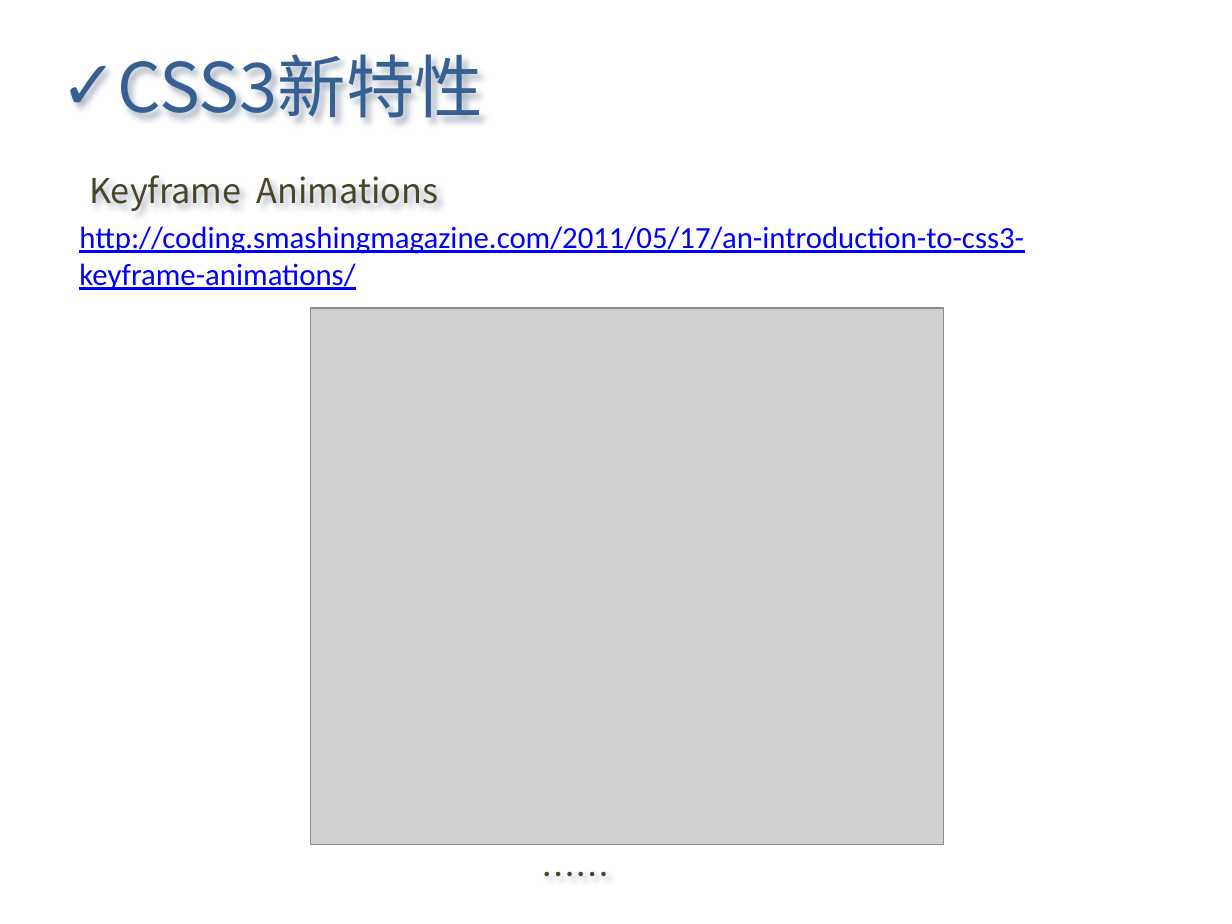
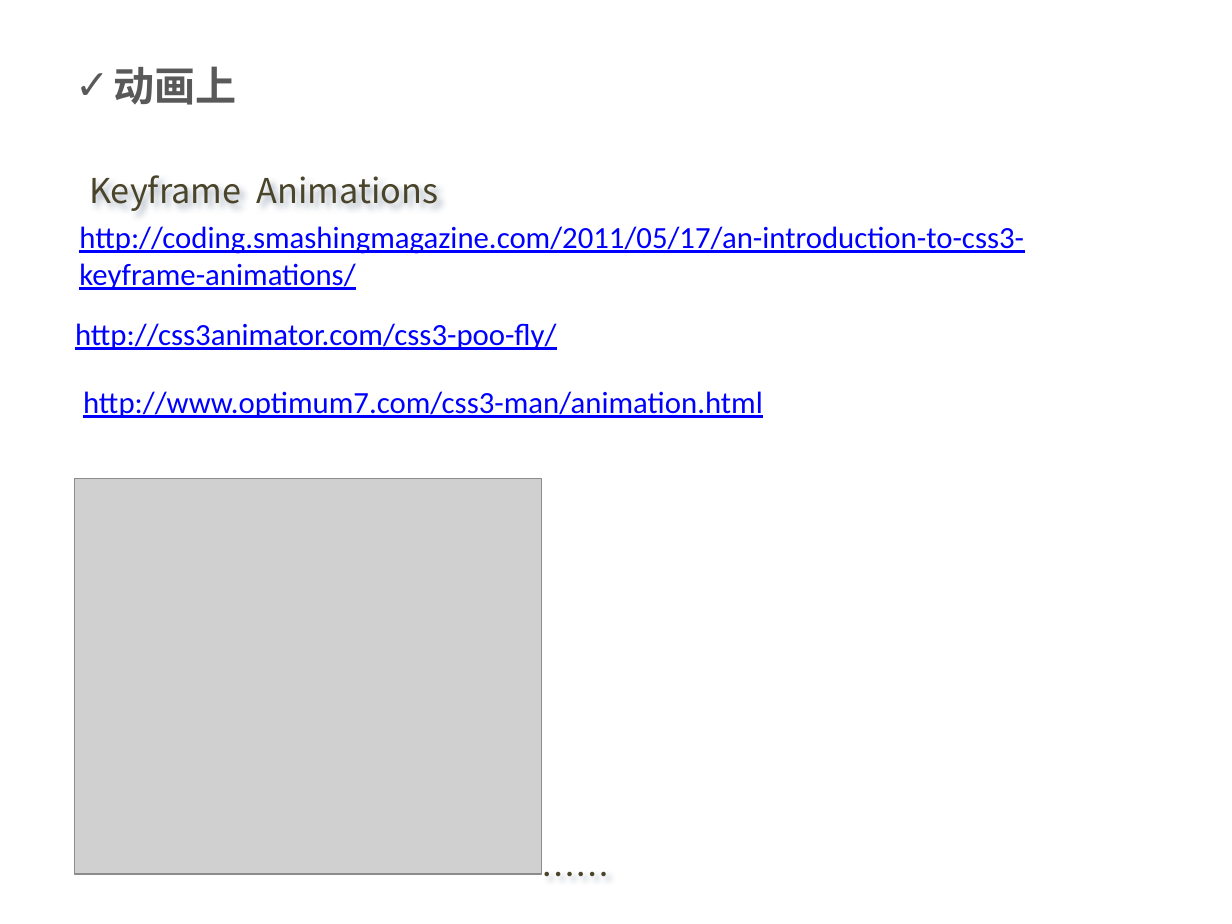
Before and after one commit to Letractively/feng33, a slide deck: slide 14 of ppt/css3知多少2011-06-23.pptx (slide 10 before the commit). Drawn at 1232x924 pixels with LibreOffice and Linux fonts; fonts in the diff are those of the drawing; grey boxes stand for pictures. Boxes give left, top, right and bottom in pixels: in the first picture for what was removed or moved away, otherwise in the second. Text is boxed around its words. In the diff, an @@ line names an element or a change of style, - is before the commit and + after.

```diff
--- a/ppt/css3知多少2011-06-23.pptx
+++ b/ppt/css3知多少2011-06-23.pptx
@@ text removed at <box>117,54,482,119</box> @@
-✓ CSS3新特性
@@ text added at <box>114,66,237,105</box>, 24 pt, text #595959, bold @@
+✓ 动画上
@@ text added at <box>75,323,556,350</box>, 18 pt, text #0000FF, underline @@
+http://css3animator.com/css3-poo-fly/
@@ text added at <box>83,391,763,418</box>, 18 pt, text #0000FF, underline @@
+http://www.optimum7.com/css3-man/animation.html
@@ picture: place and size @@
-picture at <box>310,308,944,844</box>
+picture at <box>75,478,542,873</box>
```
Also in this commit, not shown: 11 other slides changed, 6 slides added, 1 slide removed, 37 other files.
